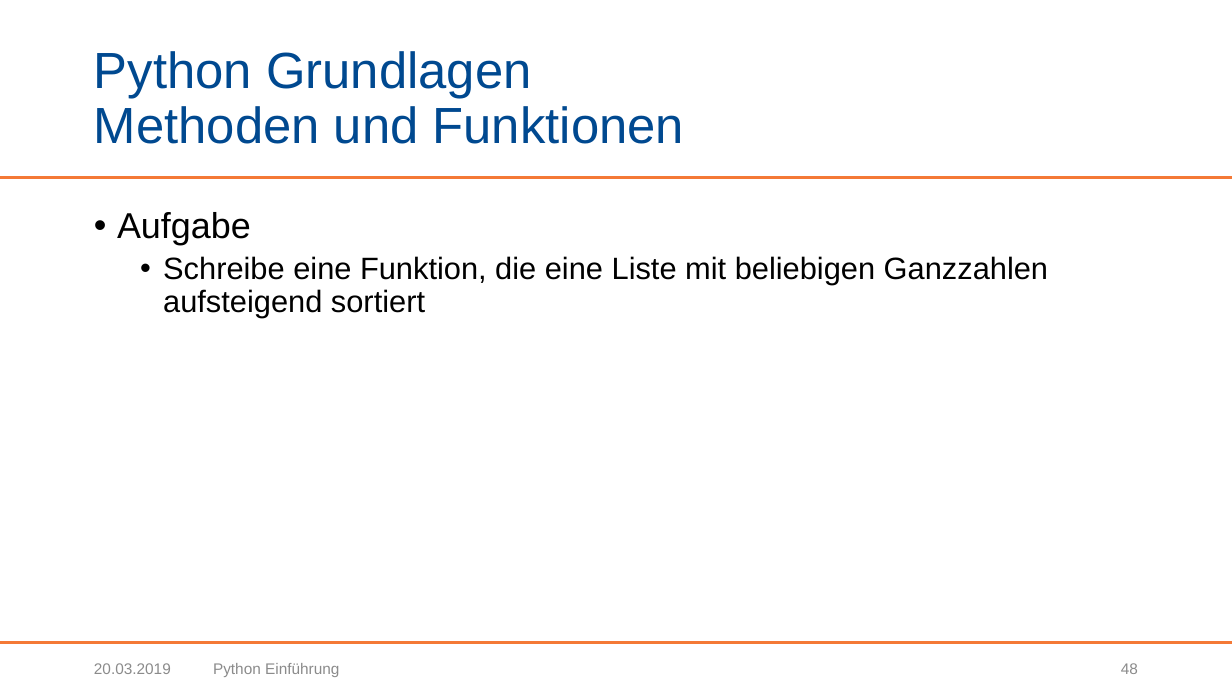
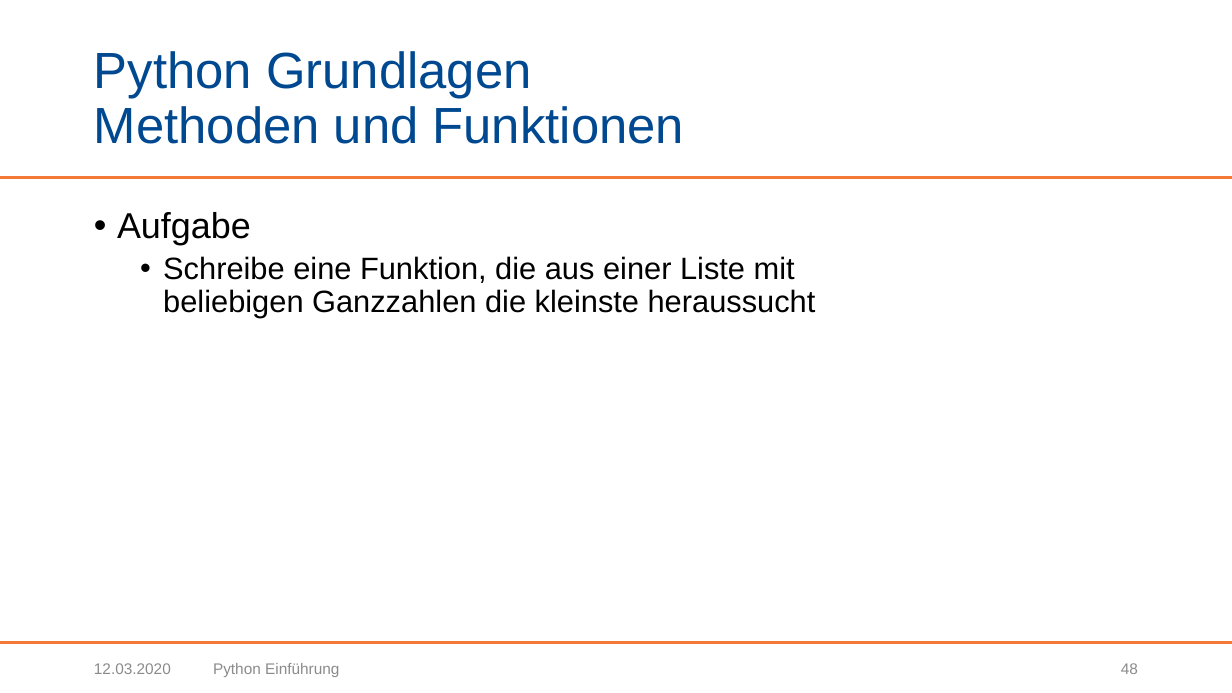
Before and after one commit to BogyMitutoyoCTL/AI-Preparation, a slide deck: slide 48 of presentation/Python Einführung.pptx. Drawn at 1232x693 pixels with LibreOffice and Linux fonts; fonts in the diff are those of the drawing; background and template pictures are left out. Boxes give left, top, right and bottom in pixels: in the first picture for what was removed or moved away, otherwise in the second. Text is boxed around its words. In the diff, an @@ line names an element or a change of style, - is before the commit and + after.

Commit message:
Vereinfachung einer Aufgabenstellung

```diff
--- a/presentation/Python Einführung.pptx
+++ b/presentation/Python Einführung.pptx
@@ text at [163, 256, 816, 318]: text changed @@
-  • Schreibe eine Funktion, die eine Liste mit beliebigen Ganzzahlen aufsteigend sortiert
+  • Schreibe eine Funktion, die aus einer Liste mit beliebigen Ganzzahlen die kleinste heraussucht
@@ text at [94, 663, 171, 674]: text changed @@
-20.03.2019
+12.03.2020
```
Also in this commit, not shown: 58 other slides changed.
